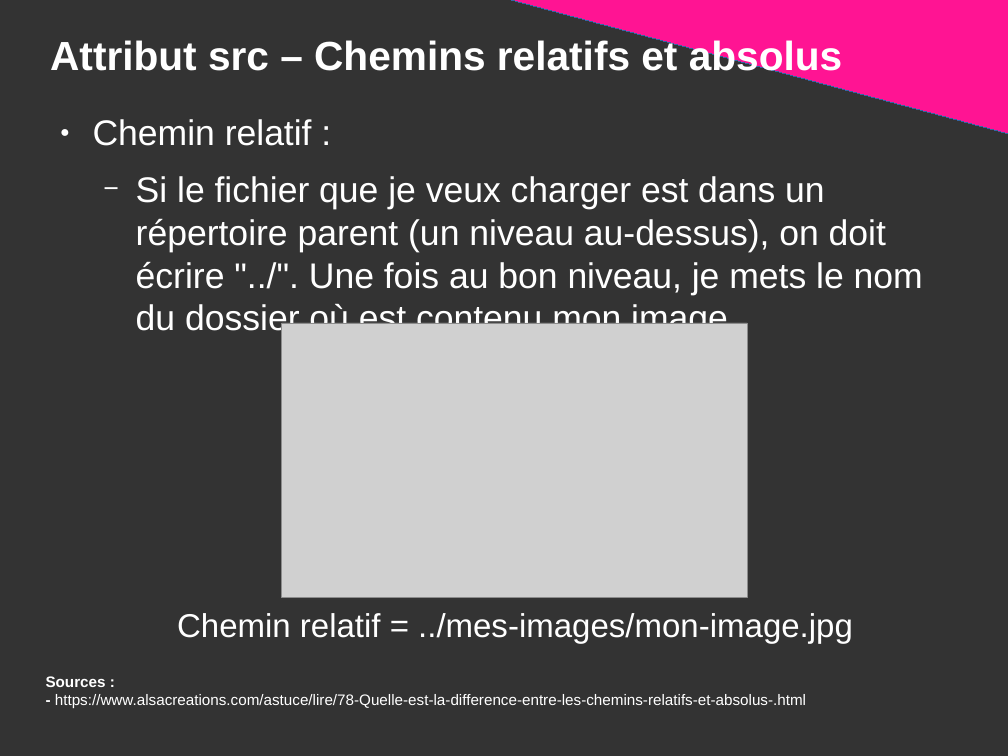
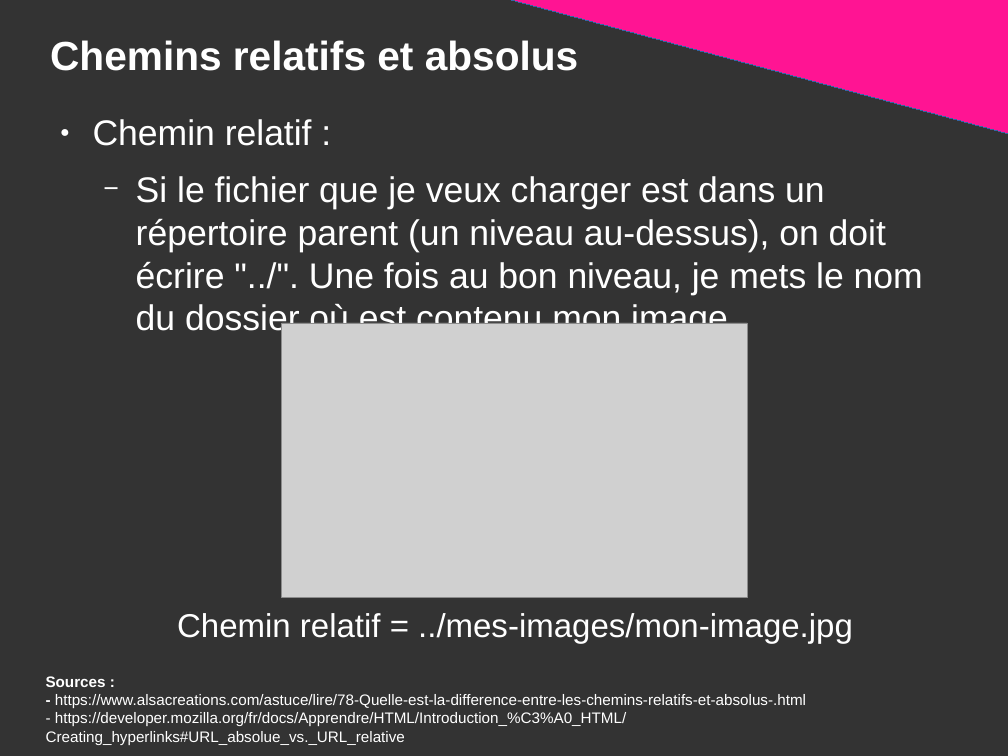
Before and after one commit to DanYellow/presentations, a slide deck: slide 47 of mmi/html/travaux-pratiques/numero-1/presentation.odp (slide 48 before the commit). Drawn at 1008x756 pixels with LibreOffice and Linux fonts; fonts in the diff are those of the drawing; grey boxes stand for pictures. Boxes give left, top, right and bottom in pixels: in the first picture for what was removed or moved away, otherwise in the second. Text is boxed around its words. In the diff, an @@ line names an element or a change of style, - is before the commit and + after.

```diff
--- a/mmi/html/travaux-pratiques/numero-1/presentation.odp
+++ b/mmi/html/travaux-pratiques/numero-1/presentation.odp
@@ title at <box>50,40,579,71</box>: text changed @@
-Attribut src – Chemins relatifs et absolus
+Chemins relatifs et absolus
@@ text at <box>46,712,626,745</box>: paragraph added @@
+- https://developer.mozilla.org/fr/docs/Apprendre/HTML/Introduction_%C3%A0_HTML/Creating_hyperlinks#URL_absolue_vs._URL_relative
```
Also in this commit, not shown: 6 other slides changed, 4 slides added, 1 slide removed, 1 other file.
